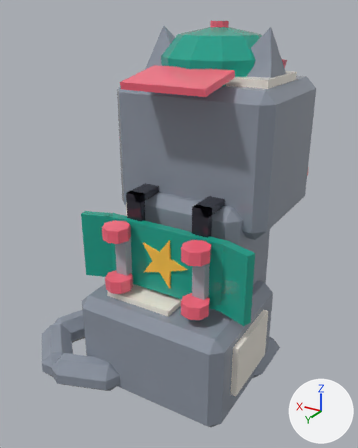
What one commit did to the glTF model assets/cat-cafe/exports/CatCafe_Cat_Munchkin_Sit.glb.
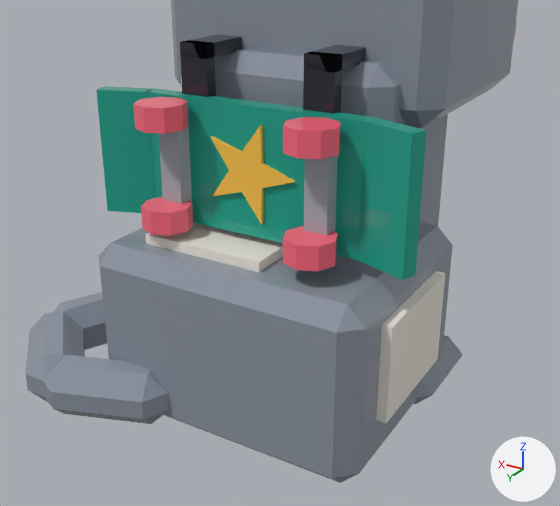
There are two pictures of each version: one whole from a 50 mm lens placed at (-1.21, 2.18, 1.92), pointed at (0.08, 0.03, 0.84), one close up from a 50 mm lens placed at (-1.09, 1.98, 1.38), pointed at (0.0, 0.16, 0.47). Arrows for +X, +Y and +Z are at lower right; the lights stay in place. The first two pictures are the older version. Vertices at exactly the same position are counted once.

Script lines for the objects in view, before the commit:
```python
me_catcafe_cat_munchkin_sit_body = bpy.data.meshes.new('CatCafe_Cat_Munchkin_Sit_Body')
me_catcafe_cat_munchkin_sit_body.from_pydata(...)  # 112 vertices, 192 faces; spans x -0.465..0.465, y -0.356..0.527, z 0.0..1.045
me_catcafe_cat_munchkin_sit_body.materials.append(mat_catcafe_palette)
me_catcafe_cat_munchkin_sit_head = bpy.data.meshes.new('CatCafe_Cat_Munchkin_Sit_Head')
me_catcafe_cat_munchkin_sit_head.from_pydata(...)  # 112 vertices, 176 faces; spans x -0.437..0.437, y -0.537..0.219, z -0.095..0.665
me_catcafe_cat_munchkin_sit_head.materials.append(mat_catcafe_palette)
me_catcafe_cat_munchkin_sit_tail = bpy.data.meshes.new('CatCafe_Cat_Munchkin_Sit_Tail')
me_catcafe_cat_munchkin_sit_tail.from_pydata(...)  # 72 vertices, 132 faces; spans x -0.037..0.613, y -0.461..0.184, z -0.086..0.086
me_catcafe_cat_munchkin_sit_tail.materials.append(mat_catcafe_palette)
ob_catcafe_cat_munchkin_sit_body = bpy.data.objects.new('CatCafe_Cat_Munchkin_Sit_Body', me_catcafe_cat_munchkin_sit_body)
ob_catcafe_cat_munchkin_sit_body.location = (0.0, 0.0, 0.0)
ob_catcafe_cat_munchkin_sit_head = bpy.data.objects.new('CatCafe_Cat_Munchkin_Sit_Head', me_catcafe_cat_munchkin_sit_head)
ob_catcafe_cat_munchkin_sit_head.location = (0.0, -0.095, 0.969)
ob_catcafe_cat_munchkin_sit_tail = bpy.data.objects.new('CatCafe_Cat_Munchkin_Sit_Tail', me_catcafe_cat_munchkin_sit_tail)
ob_catcafe_cat_munchkin_sit_tail.location = (0.19, 0.513, 0.104)
# also in view: 'CatCafe_Cat_Munchkin_Sit_Prop' at (0.0, 0.27, 0.83)
```
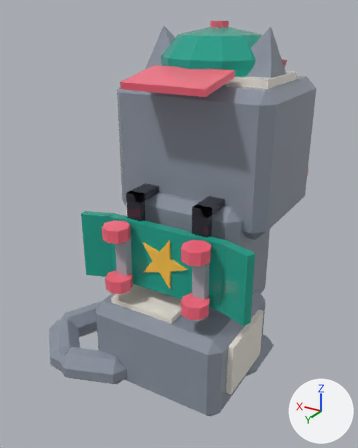
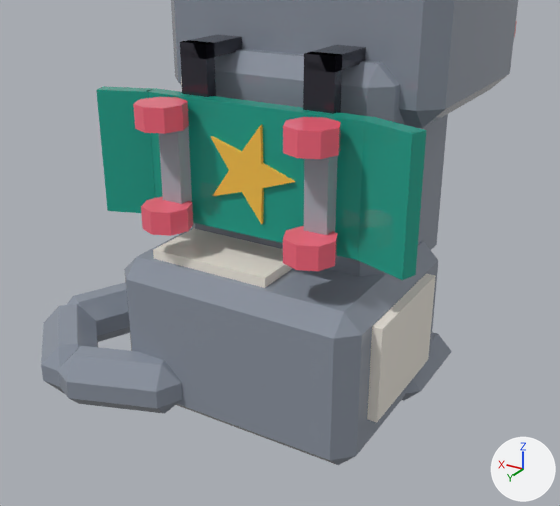
What differs and where, as boxes [x1, y1, x2, y2] in the close-ups (560 x 506 px; the box of a moved part takes in the faces that stretch with it):
'CatCafe_Cat_Munchkin_Sit_Body', reshaped (10% narrower): before [99, 49, 463, 483]; after [124, 49, 452, 465]
'CatCafe_Cat_Munchkin_Sit_Tail', moved: before [25, 292, 169, 424]; after [41, 282, 182, 414]
part 1 of me_catcafe_cat_munchkin_sit_body, moved or reshaped: before [376, 271, 445, 423]; after [367, 274, 436, 422]
part 2 of me_catcafe_cat_munchkin_sit_body, moved or reshaped: before [145, 223, 283, 272]; after [153, 228, 292, 288]
part 3 of me_catcafe_cat_munchkin_sit_body, moved or reshaped: before [413, 335, 463, 404]; after [402, 332, 452, 401]
part 4 of me_catcafe_cat_munchkin_sit_body, moved or reshaped: before [99, 223, 453, 483]; after [124, 228, 438, 465]

The change, as a list of edits to the scene's bpy script:
```text
Change me_catcafe_cat_munchkin_sit_body:
    used by ob_catcafe_cat_munchkin_sit_body; location = (0.0, 0.0, 0.0)
    remove me_catcafe_cat_munchkin_sit_body.from_pydata(...)  # 112 vertices, 192 faces; spans x -0.465..0.465, y -0.356..0.527, z 0.0..1.045
    add me_catcafe_cat_munchkin_sit_body.from_pydata(...)  # 112 vertices, 192 faces; spans x -0.428..0.428, y -0.356..0.465, z 0.0..1.045
    me_catcafe_cat_munchkin_sit_body part 1: the loose piece of 8 vertices spanning x -0.456..-0.418, y 0.0..0.38, z 0.161..0.447 is moved by (0.038, -0.028, -0.029)
    me_catcafe_cat_munchkin_sit_body part 2: the loose piece of 8 vertices spanning x -0.095..0.285, y 0.142..0.428, z 0.522..0.56 is moved by (0.0, -0.028, -0.057)
    me_catcafe_cat_munchkin_sit_body part 3: the loose piece of 16 vertices spanning x -0.465..-0.237, y -0.285..0.095, z 0.009..0.114 is moved by (0.038, 0.0, 0.0)
    me_catcafe_cat_munchkin_sit_body part 4: 24 of 112 vertices moved; they spanned x -0.427..0.427, y -0.185..0.527, z 0.0..0.532 and now span x -0.389..0.389, y -0.181..0.465, z 0.0..0.475; mean shift (0.0, -0.029, -0.028); largest move (-0.375, 0.475, 0.532) -> (-0.337, 0.413, 0.475)
    other edits to the shape of me_catcafe_cat_munchkin_sit_body do not show in these pictures
Change ob_catcafe_cat_munchkin_sit_tail:
    ob_catcafe_cat_munchkin_sit_tail.location: (0.19, 0.513, 0.104) -> (0.19, 0.451, 0.104)
```
